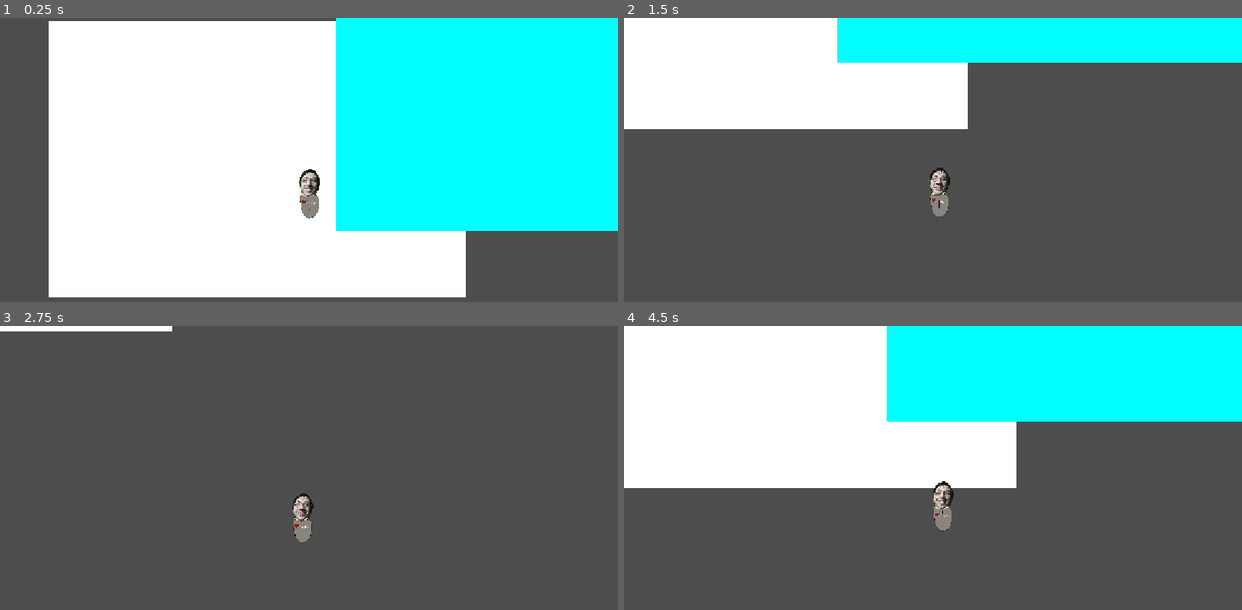
Above: before the commit, frames 1-4 (two rows, left to right).
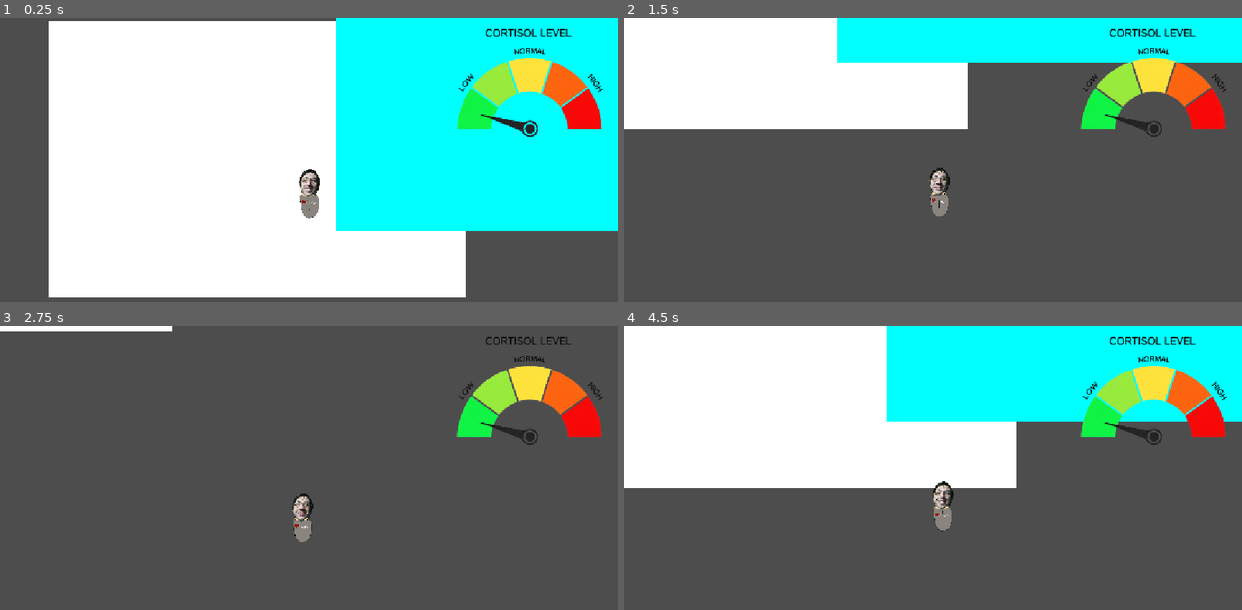
Above: after the commit, the same moments.

Repository: Braish001/Hypergamy-is-fake
Game: Godot game, scene res://world.tscn
Same seed, same stepped clock (60 frames per second), same inputs: the game is played once before the commit and once after it.
Inputs (mouse positions are in pixels of both pictures, inside the frame that each line leads up to):
- Up to frame 1 (0.25 s): no input
- Up to frame 2 (1.5 s): tap Enter (ui_accept) at 0.5, 0.6, 0.77, 1.07, 1.35 s; move the mouse to (1068, 174) at 0.52 s; hold Right (ui_right) 0.53-1.28 s; move the mouse to (809, 208) at 1.27 s; hold Down (ui_down) from 1.28 s (still down)
- Up to frame 3 (2.75 s): tap Enter (ui_accept) at 1.52, 1.82, 2.1 s; move the mouse to (370, 422) at 2.02 s; release Down (ui_down) at 2.03 s; hold Right (ui_right) from 2.03 s (still down)
- Up to frame 4 (4.5 s): move the mouse to (902, 570) at 2.77 s; release Right (ui_right) at 2.78 s; hold Up (ui_up) 2.78-3.53 s; tap Enter (ui_accept) at 2.85, 3.02, 3.32, 3.6, 3.77, 4.07, 4.35 s; move the mouse to (1118, 550) at 3.52 s; hold Left (ui_left) from 3.53 s (still down); move the mouse to (747, 448) at 4.27 s

The runs differ from the first frame. In frame 1, 3.8% of the frame differs, in the area x 73-98%, y 3-43%; in frame 2, 3.7%; in frame 3, 3.7%; in frame 4, 3.8%.

Commit message:
10

Diff:
--- a/hypergamy-is-fake/player.gd
+++ b/hypergamy-is-fake/player.gd
@@ -1,25 +1,61 @@
 extends CharacterBody2D
 
-@export var speed: float = 1200
-@export var dash_speed: float = 3000      # Скорость во время рывка
-@export var dash_duration: float = 0.2     # Длительность рывка в секундах
-@export var dash_cooldown: float = 4.0     # Перезарядка рывка (4 секунды)
+@export var speed: float = 1200.0
+@export var dash_speed: float = 3000.0      # Скорость во время рывка
+@export var dash_duration: float = 0.2      # Длительность рывка в секундах
+@export var dash_cooldown: float = 0.4      # Перезарядка рывка (4 секунды)
+
+# Система кортизола
+var cortisol: float = 0.0
+var max_cortisol: float = 100.0
+var decay_timer: float = 0.0
+
+# Перетащи TextureRect сюда прямо из дерева сцены через Инспектор!
+@export var cortisol_ui: TextureRect
+
+# Массив спрайтов кортизола (в строгом правильном порядке)
+var cortisol_stages: Array[Texture2D] = []
 
 var is_dashing: bool = false
 var dash_time_left: float = 0.0
 var cooldown_time_left: float = 0.0
 var dash_direction: Vector2 = Vector2.DOWN
 
+func _ready() -> void:
+	# 1. Загружаем картинку курсора
+	var img = Image.load_from_file("res://sprites/cursor_game.png")
+	img.resize(48, 48, Image.INTERPOLATE_BILINEAR)
+	var scaled_cursor = ImageTexture.create_from_image(img)
+	Input.set_custom_mouse_cursor(scaled_cursor, Input.CURSOR_ARROW, Vector2(16, 2.1))
+
+	# 2. Правильный порядок шкал кортизола:
+	cortisol_stages = [
+		load("res://sprites/low_cortisol.png"),             # 0-19: Low
+		load("res://sprites/below_normal_cortisol.png"),    # 20-39: Below Normal
+		load("res://sprites/normal_cortisol.png"),          # 40-59: Normal
+		load("res://sprites/below_high_cortisol.png"),      # 60-79: Below High
+		load("res://sprites/high_cortisol.png")             # 80-100: High
+	]
+
+	update_cortisol_display()
+
 func _physics_process(delta: float) -> void:
-	# Уменьшаем таймер перезарядки, если он активен
+	# 1. Убывание 1 единицы кортизола раз в 1 минуту (60 секунд)
+	if cortisol > 0:
+		decay_timer += delta
+		if decay_timer >= 60.0:
+			decay_timer = 0.0
+			cortisol = max(0.0, cortisol - 1.0)
+			update_cortisol_display()
+
+	# 2. Таймер перезарядки рывка
 	if cooldown_time_left > 0:
 		cooldown_time_left -= delta
 
-	# Проверяем нажатие Пробела (действие "ui_accept" по умолчанию привязано к Пробелу)
+	# 3. Рывок по Пробелу
 	if Input.is_action_just_pressed("ui_accept") and cooldown_time_left <= 0 and not is_dashing:
 		var current_dir = Input.get_vector("ui_left", "ui_right", "ui_up", "ui_down")
 
-		# Если игрок зажимает направление — рывок туда же. Если стоит — рывок вперед (вниз по умолчанию)
 		if current_dir != Vector2.ZERO:
 			dash_direction = current_dir.normalized()
 		else:
@@ -29,31 +65,31 @@
 		dash_time_left = dash_duration
 		cooldown_time_left = dash_cooldown
 
-	# Логика движения
+		# Увеличиваем кортизол на 1 за каждый деш (максимум 100)
+		cortisol = min(max_cortisol, cortisol + 1.0)
+		update_cortisol_display()
+		print("Кортизол: ", cortisol)
+
+	# 4. Логика движения
 	if is_dashing:
-		# Пока идет рывок, летим с высокой скоростью в выбранном направлении
 		dash_time_left -= delta
 		velocity = dash_direction * dash_speed
 
 		if dash_time_left <= 0:
 			is_dashing = false
 	else:
-		# Обычное движение
 		var direction = Input.get_vector("ui_left", "ui_right", "ui_up", "ui_down")
 		velocity = direction * speed
 
 	move_and_slide()
 
+# Функция обновления картинки кортизола в UI
+func update_cortisol_display() -> void:
+	if cortisol_ui == null:
+		return
 
-func _ready() -> void:
-	# 1. Загружаем картинку как Image
-	var img = Image.load_from_file("res://sprites/cursor_game.png")
+	var stage_index = int(cortisol / 20)
+	stage_index = clamp(stage_index, 0, cortisol_stages.size() - 1)
 
-	# 2. Изменяем размер прямо в памяти (например, до 32 на 32 пикселя)
-	img.resize(48, 48, Image.INTERPOLATE_BILINEAR)
-
-	# 3. Превращаем обратно в текстуру
-	var scaled_cursor = ImageTexture.create_from_image(img)
-
-	# 4. Устанавливаем как курсор с точкой клика на кончике (например, координаты 17, 2)
-	Input.set_custom_mouse_cursor(scaled_cursor, Input.CURSOR_ARROW, Vector2(16, 2.1))
+	if cortisol_stages[stage_index] != null:
+		cortisol_ui.texture = cortisol_stages[stage_index]
--- a/hypergamy-is-fake/world.tscn
+++ b/hypergamy-is-fake/world.tscn
@@ -1,6 +1,7 @@
 [gd_scene format=3 uid="uid://bawmcf62c2yap"]
 
 [ext_resource type="PackedScene" uid="uid://c0gmd4l6hkg1d" path="res://player.tscn" id="1_f3sb7"]
+[ext_resource type="Texture2D" uid="uid://wve5cgebg04o" path="res://sprites/low_cortisol.png" id="2_fj7yv"]
 
 [node name="World" type="Node2D" unique_id=319775989]
 
@@ -17,5 +18,22 @@
 offset_bottom = 727.0
 color = Color(0, 1, 1, 1)
 
-[node name="Player" parent="." unique_id=1275611609 instance=ExtResource("1_f3sb7")]
+[node name="Player" parent="." unique_id=1275611609 node_paths=PackedStringArray("cortisol_ui") instance=ExtResource("1_f3sb7")]
 position = Vector2(879, 518)
+dash_cooldown = 4.0
+cortisol_ui = NodePath("../CanvasLayer/TextureRect")
+
+[node name="CanvasLayer" type="CanvasLayer" parent="." unique_id=1715652402]
+
+[node name="TextureRect" type="TextureRect" parent="CanvasLayer" unique_id=2078435053]
+anchors_preset = 1
+anchor_left = 1.0
+anchor_right = 1.0
+offset_left = -346.5946
+offset_bottom = 229.0
+grow_horizontal = 0
+size_flags_horizontal = 8
+size_flags_vertical = 0
+texture = ExtResource("2_fj7yv")
+expand_mode = 1
+stretch_mode = 5
Binary file added: hypergamy-is-fake/sprites/below_high_cortisol.png
Not shown, added: hypergamy-is-fake/sprites/below_high_cortisol.png.import
Binary file added: hypergamy-is-fake/sprites/below_normal_cortisol.png
Not shown, changed: hypergamy-is-fake/sprites/below_normal_cortisol.png.import
Binary file removed: hypergamy-is-fake/sprites/cortisolscale.png
Binary file added: hypergamy-is-fake/sprites/high_cortisol.png
Not shown, added: hypergamy-is-fake/sprites/high_cortisol.png.import
Binary file added: hypergamy-is-fake/sprites/low_cortisol.png
Not shown, added: hypergamy-is-fake/sprites/low_cortisol.png.import
Binary file added: hypergamy-is-fake/sprites/normal_cortisol.png
Not shown, added: hypergamy-is-fake/sprites/normal_cortisol.png.import
